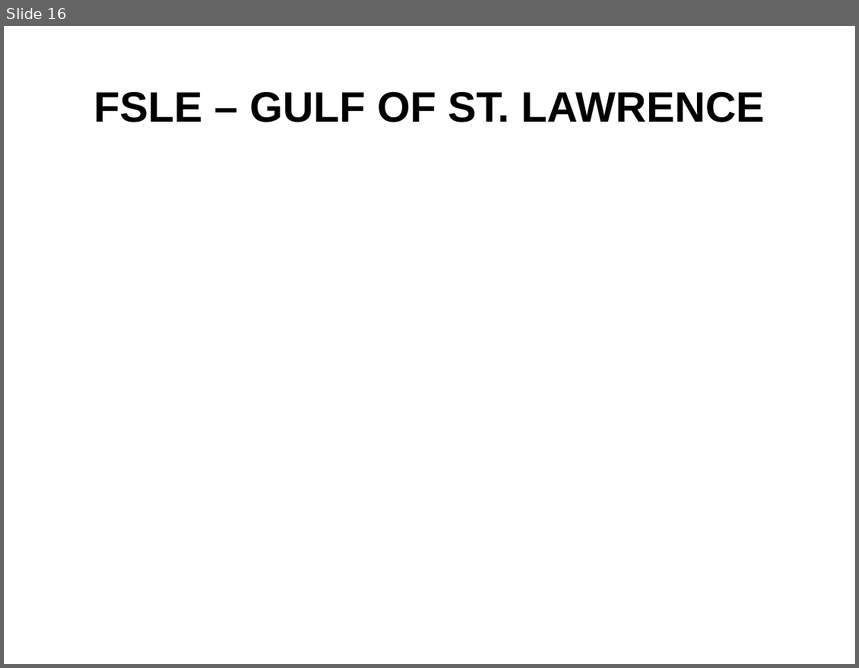
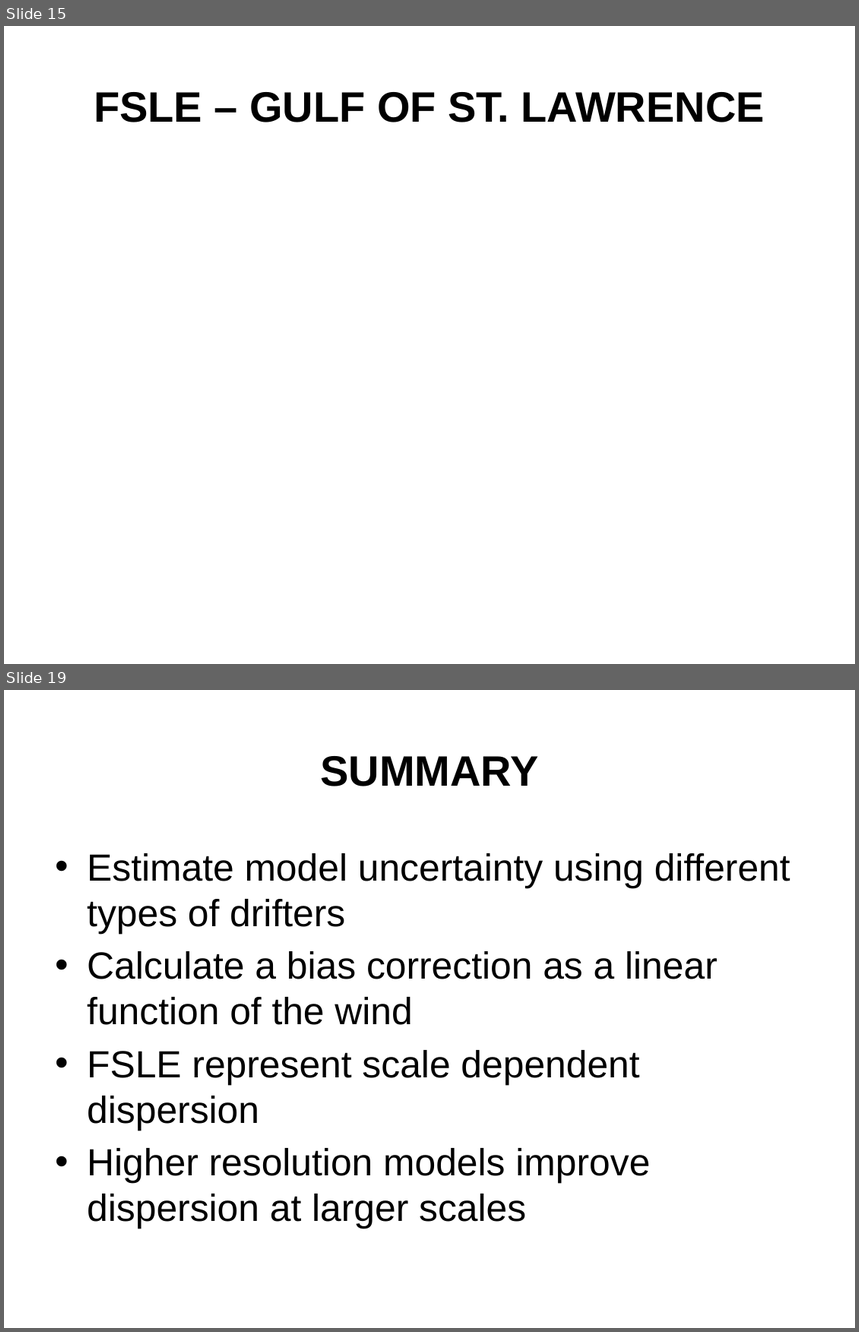
Before and after one commit to nsoontie/velocity-error, a slide deck: presentations/MOI-CONCEPTS-2021/Soontiens_Sutherland_drift_DFO-MOI.pptx. Shown one above the other, each under a label of ours: slide 16 before the commit, slides 15 and 19 after it; the slides between them are not shown. The pictures are 859x668 and 859x1332 pixels, drawn with LibreOffice and Linux fonts; fonts in the diff are those of the drawing; grey boxes stand for pictures; background and template pictures are left out. Boxes give left, top, right and bottom in pixels: in the first picture for what was removed or moved away, otherwise in the second. Text is boxed around its words. In the diff, an @@ line names an element or a change of style, - is before the commit and + after.

```diff
--- a/presentations/MOI-CONCEPTS-2021/Soontiens_Sutherland_drift_DFO-MOI.pptx
+++ b/presentations/MOI-CONCEPTS-2021/Soontiens_Sutherland_drift_DFO-MOI.pptx
@@ slide 19 added at <box>4,690,855,1328</box>, background picture (left out) @@
@@ title added at <box>320,756,538,787</box>, 36 pt, text #000000, bold @@
+SUMMARY
@@ text added at <box>87,853,791,1229</box>, 32 pt, text #000000 @@
+• Estimate model uncertainty using different types of drifters
+• Calculate a bias correction as a linear function of the wind
+• FSLE represent scale dependent dispersion
+• Higher resolution models improve dispersion at larger scales
@@ what was slide 16 is now slide 15 @@
```
Also in this commit, not shown: 6 slides changed, 1 other slide added, 4 slides removed.
